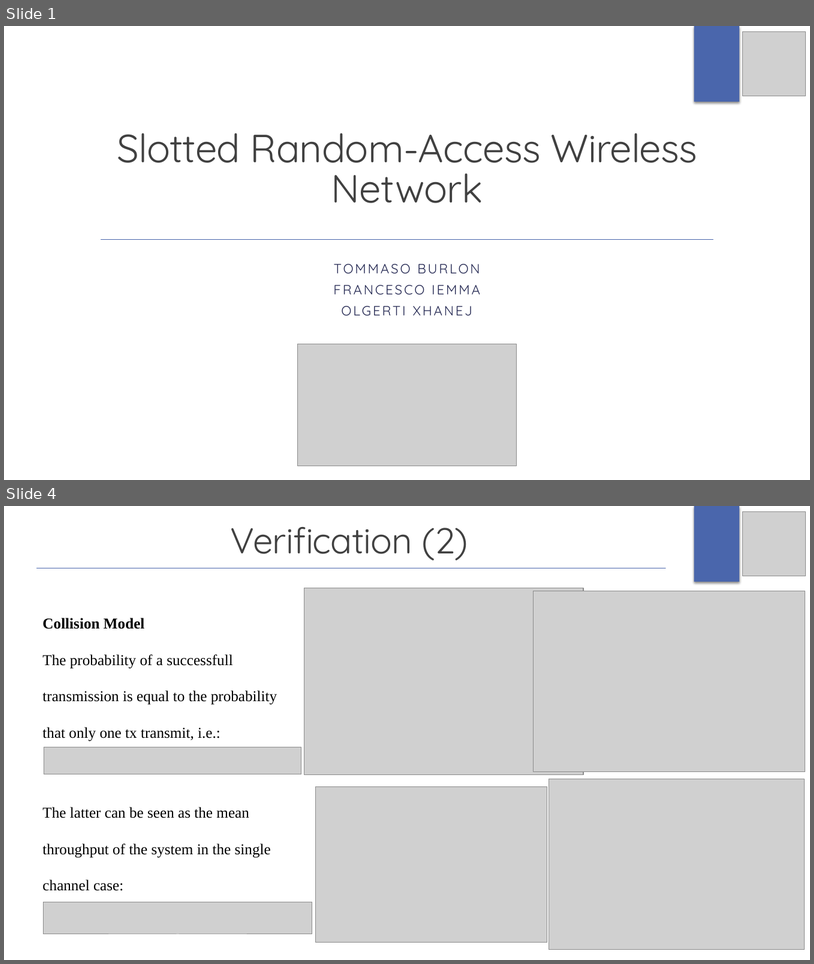
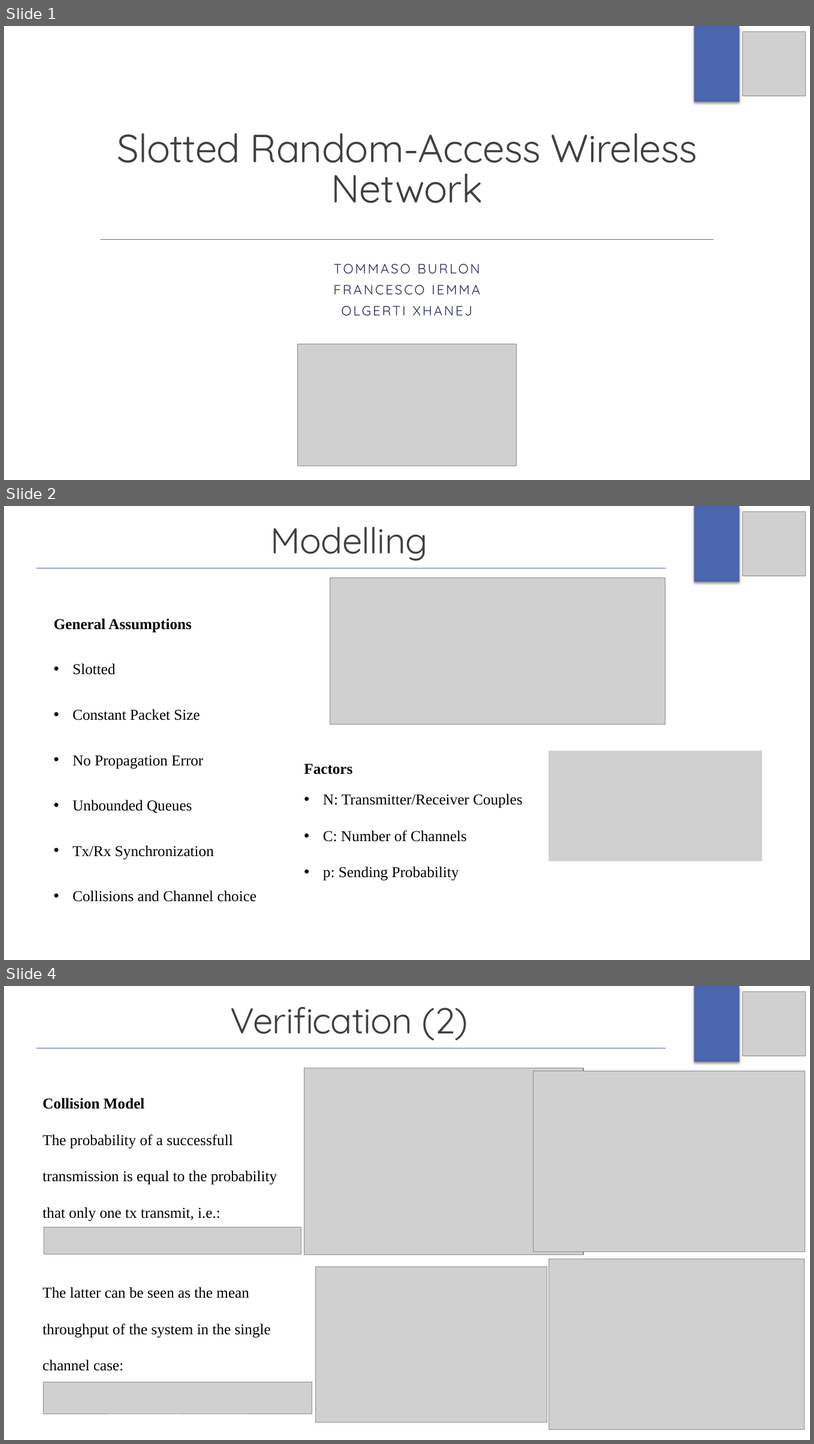
Before and after one commit to gerti98/PerformanceEvaluationGroupProject, a slide deck: Project Presentation/ProjectPresentation.pptx. Shown one above the other, each under a label of ours: slides 1 and 4 before the commit, slides 1, 2 and 4 after it; the slides between them are not shown. The pictures are 814x964 and 814x1444 pixels, drawn with LibreOffice and Linux fonts; fonts in the diff are those of the drawing; grey boxes stand for pictures. Boxes give left, top, right and bottom in pixels: in the first picture for what was removed or moved away, otherwise in the second. Text is boxed around its words. In the diff, an @@ line names an element or a change of style, - is before the commit and + after.

```diff
--- a/Project Presentation/ProjectPresentation.pptx
+++ b/Project Presentation/ProjectPresentation.pptx
@@ slide 2 added at (4, 506, 810, 960), background #FFFFFF; not listed: 1 template element that a slide beside it also shows @@
@@ picture added at (743, 511, 806, 576) @@
@@ text added at (271, 526, 428, 561), 42.9 pt, text #404040 @@
+Modelling
@@ line added from (36, 568) to (666, 568), #4A66AC 0.75 pt @@
@@ picture added at (330, 578, 665, 724) @@
@@ text added at (54, 618, 257, 901), 18 pt, text #000000 @@
+General Assumptions
+• Slotted
+• Constant Packet Size
+• No Propagation Error
+• Unbounded Queues
+• Tx/Rx Synchronization
+• Collisions and Channel choice
@@ picture added at (549, 750, 762, 861) @@
@@ text added at (304, 763, 353, 774), 18 pt, text #000000, bold @@
+Factors
@@ text added at (323, 793, 523, 880), 18 pt, text #000000 @@
+• N: Transmitter/Receiver Couples
+• C: Number of Channels
+• p: Sending Probability
```
Also in this commit, not shown: 5 slides changed, 9 other slides added, 2 slides removed, 15 other files.
